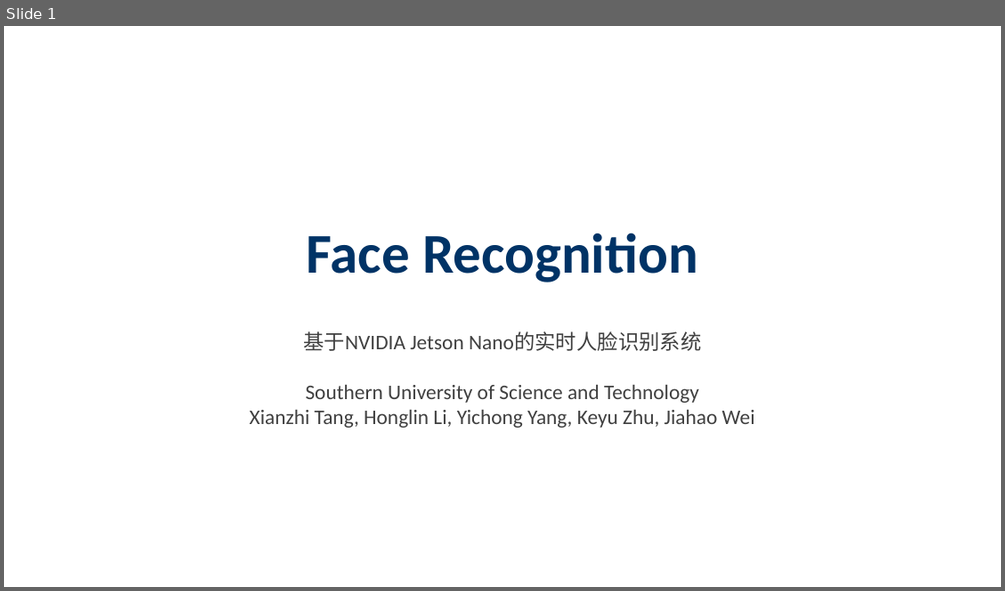
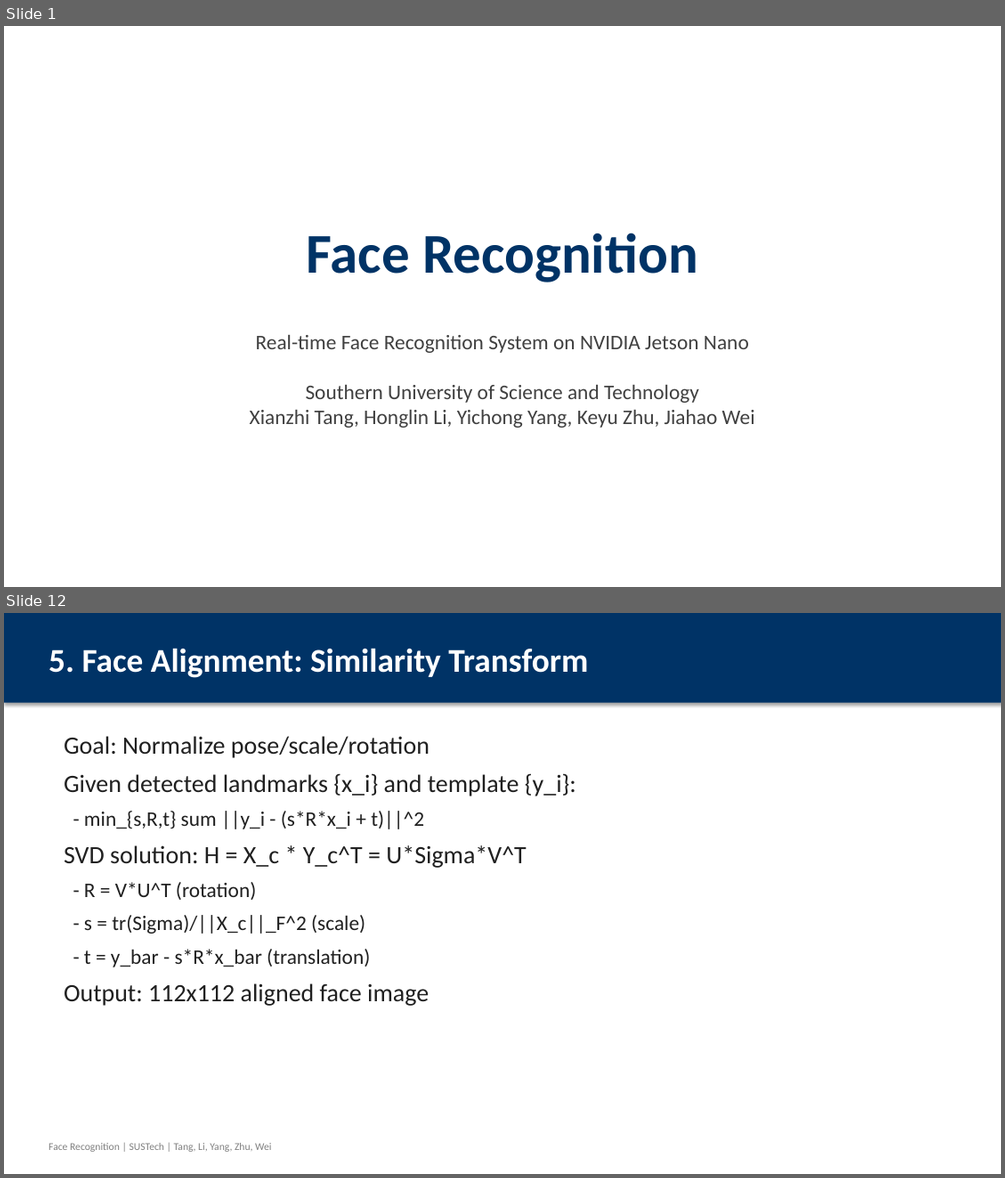
Before and after one commit to wuzhi456/Deep-learning-assignment3, a slide deck: Face_Recognition_Presentation.pptx. Shown one above the other, each under a label of ours: slide 1 before the commit, slides 1 and 12 after it; the slides between them are not shown. The pictures are 1005x591 and 1005x1178 pixels, drawn with LibreOffice and Linux fonts; fonts in the diff are those of the drawing. Boxes give left, top, right and bottom in pixels: in the first picture for what was removed or moved away, otherwise in the second. Text is boxed around its words. In the diff, an @@ line names an element or a change of style, - is before the commit and + after.

```diff
--- a/Face_Recognition_Presentation.pptx
+++ b/Face_Recognition_Presentation.pptx
@@ slide 12 added at bbox=[4, 613, 1001, 1174], background #FFFFFF @@
@@ rectangle added at bbox=[4, 613, 1001, 703], fill #003366 @@
@@ text added at bbox=[48, 648, 588, 678], 32 pt, text #FFFFFF, bold @@
+5. Face Alignment: Similarity Transform
@@ text added at bbox=[64, 736, 576, 1005], 24 pt, text #202020 @@
+Goal: Normalize pose/scale/rotation
+Given detected landmarks {x_i} and template {y_i}:
+- min_{s,R,t} sum ||y_i - (s*R*x_i + t)||^2
+SVD solution: H = X_c * Y_c^T = U*Sigma*V^T
+- R = V*U^T (rotation)
+- s = tr(Sigma)/||X_c||_F^2 (scale)
+- t = y_bar - s*R*x_bar (translation)
+Output: 112x112 aligned face image
@@ text added at bbox=[48, 1143, 271, 1151], 10 pt, text #808080 @@
+Face Recognition | SUSTech | Tang, Li, Yang, Zhu, Wei
@@ slide 1 changed as well @@
@@ text at bbox=[256, 335, 749, 353]: text changed @@
-基于NVIDIA Jetson Nano的实时人脸识别系统
+Real-time Face Recognition System on NVIDIA Jetson Nano
```
Also in this commit, not shown: 4 other slides changed, 15 other slides added, 10 slides removed.
